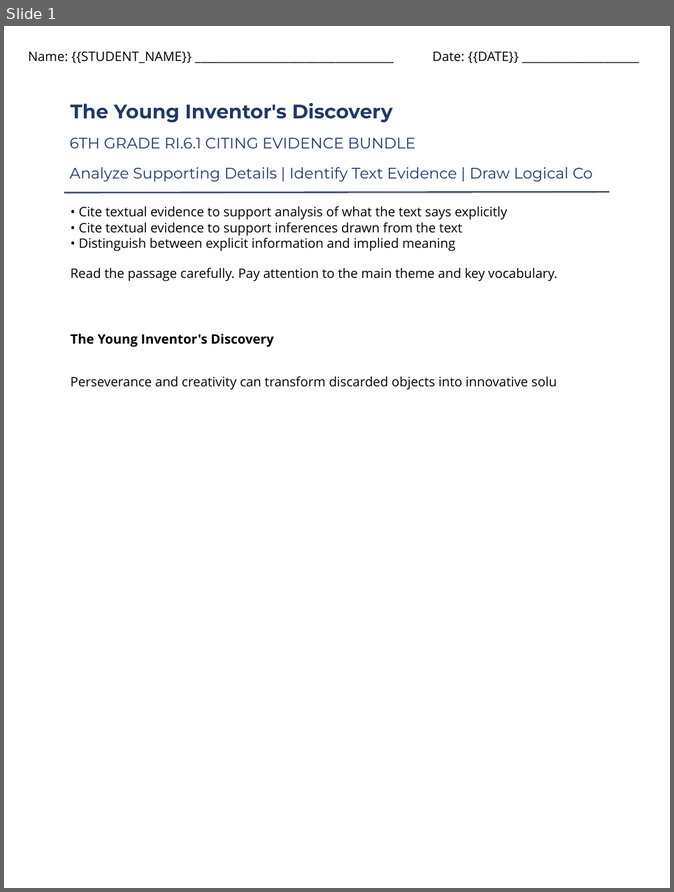
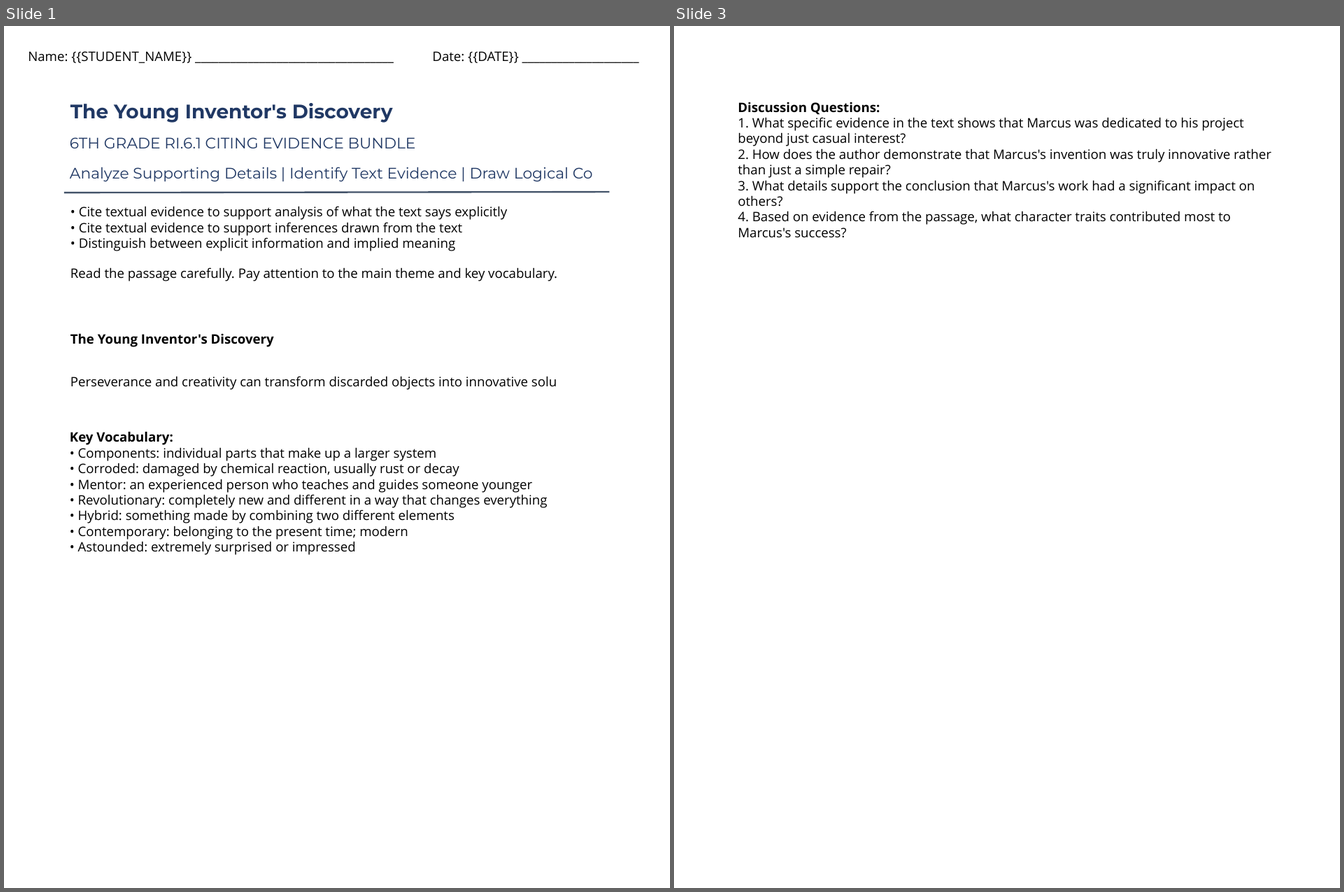
Before and after one commit to buttmazhar844-lang/rbb_engine_backend, a slide deck: rbb-drive/product_2/anchor_reading_passage.pptx. Shown side by side, each under a label of ours: slide 1 before the commit, slides 1 and 3 after it; the slides between them are not shown. The pictures are 674x892 and 1344x892 pixels, drawn with LibreOffice and Linux fonts; fonts in the diff are those of the drawing; background and template pictures are left out. Boxes give left, top, right and bottom in pixels: in the first picture for what was removed or moved away, otherwise in the second. Text is boxed around its words. In the diff, an @@ line names an element or a change of style, - is before the commit and + after.

```diff
--- a/rbb-drive/product_2/anchor_reading_passage.pptx
+++ b/rbb-drive/product_2/anchor_reading_passage.pptx
@@ slide 3 added at (674,26,1340,888), background picture (left out) @@
@@ text added at (738,102,1272,238), 12 pt, text #000000 @@
+Discussion Questions:
+1. What specific evidence in the text shows that Marcus was dedicated to his project beyond just casual interest?
+2. How does the author demonstrate that Marcus's invention was truly innovative rather than just a simple repair?
+3. What details support the conclusion that Marcus's work had a significant impact on others?
+4. Based on evidence from the passage, what character traits contributed most to Marcus's success?
@@ slide 1 changed as well @@
@@ text added at (70,431,547,555), 12 pt, text #000000 @@
+Key Vocabulary:
+• Components: individual parts that make up a larger system
+• Corroded: damaged by chemical reaction, usually rust or decay
+• Mentor: an experienced person who teaches and guides someone younger
+• Revolutionary: completely new and different in a way that changes everything
+• Hybrid: something made by combining two different elements
+• Contemporary: belonging to the present time; modern
+• Astounded: extremely surprised or impressed
```
Also in this commit, not shown: 1 other slide added, 2 slides removed, 7 other files.
